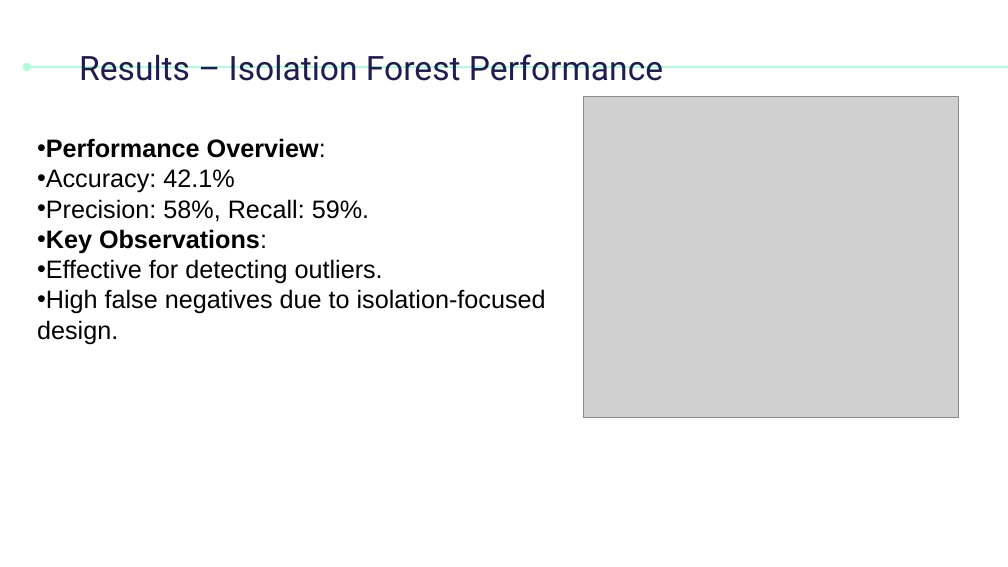
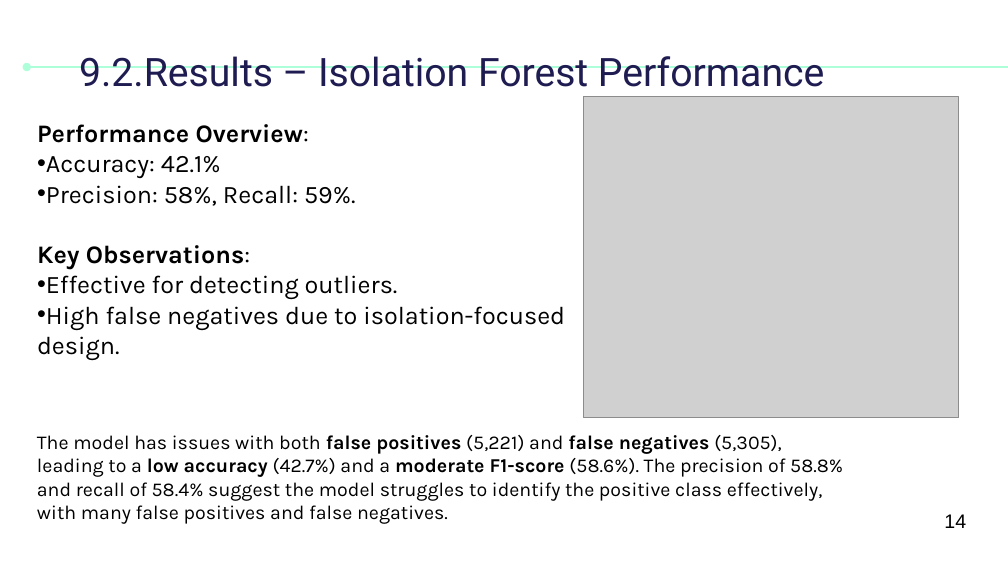
Before and after one commit to MehemmedTagizade/CyberLab1_, a slide deck: slide 14 of Mahammad_Taghizade_CSLAB_I.pptx. Drawn at 1008x567 pixels with LibreOffice and Linux fonts; fonts in the diff are those of the drawing; grey boxes stand for pictures. Boxes give left, top, right and bottom in pixels: in the first picture for what was removed or moved away, otherwise in the second. Text is boxed around its words. In the diff, an @@ line names an element or a change of style, - is before the commit and + after.

```diff
--- a/Mahammad_Taghizade_CSLAB_I.pptx
+++ b/Mahammad_Taghizade_CSLAB_I.pptx
@@ title at (79, 56, 824, 97): text changed; size 24 to 28 pt @@
-Results – Isolation Forest Performance
+9.2.Results – Isolation Forest Performance
@@ text "Performance Overview:": place and size @@
-text "Performance Overview:" at (37, 138, 546, 344)
+text "Performance Overview:" at (37, 124, 565, 360)
@@ text "Performance Overview:" at (37, 124, 565, 360): font Arial to Karla; bullet • to none @@
@@ text added at (37, 435, 843, 524), 14 pt, text #000000 @@
+The model has issues with both false positives (5,221) and false negatives (5,305), leading to a low accuracy (42.7%) and a moderate F1-score (58.6%). The precision of 58.8% and recall of 58.4% suggest the model struggles to identify the positive class effectively, with many false positives and false negatives.
@@ text added at (944, 514, 966, 528), 14 pt, text #000000 @@
+14
```
Also in this commit, not shown: 20 other slides changed, 1 other file.
